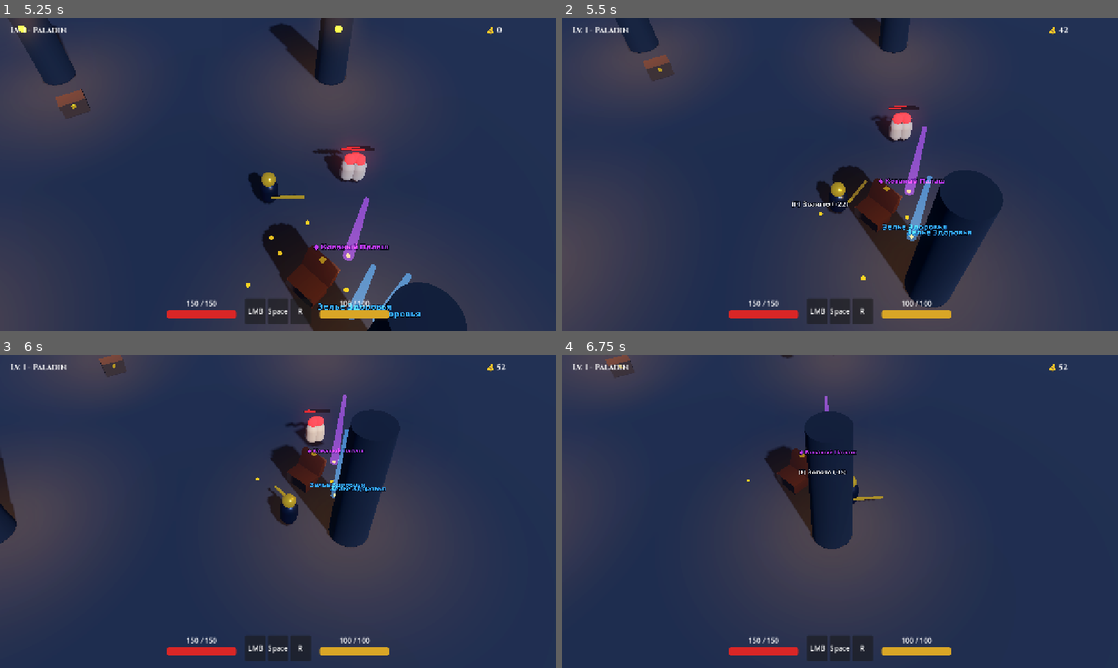
Above: before the commit, frames 1-4 (two rows, left to right).
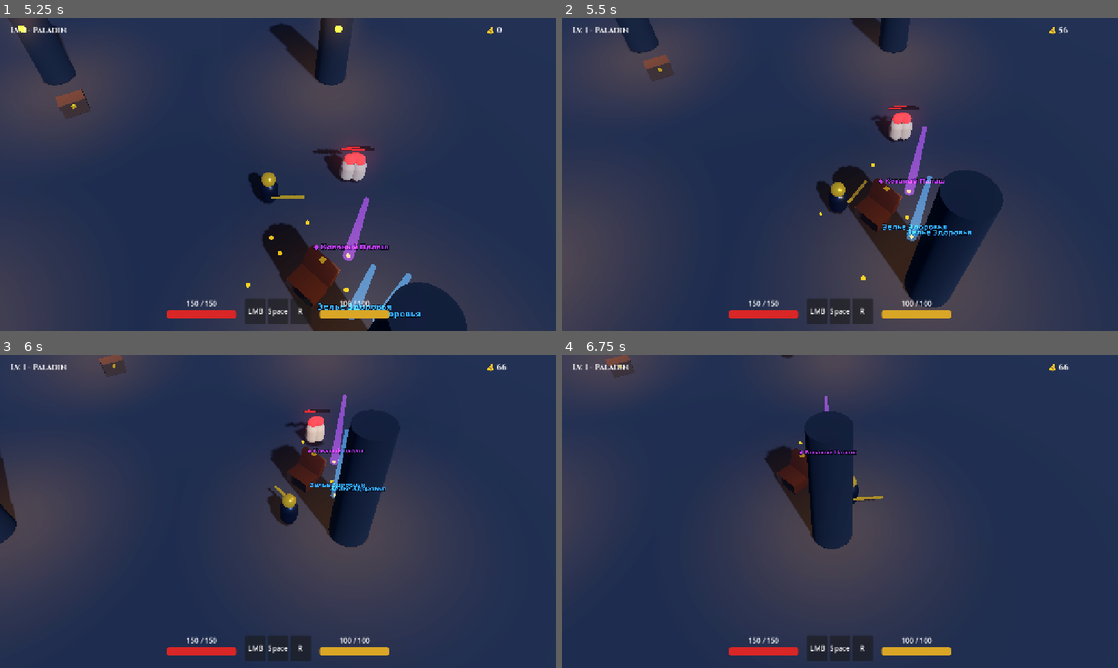
Above: after the commit, the same moments.

Repository: pAXLs/devil_hanter_game
Game: Godot game, scene res://scenes/world/Main.tscn
The game is run twice, just before and just after one commit, with the same random seed, the same clock (stepped at 60 frames per second) and the same inputs.
Inputs (mouse positions are in pixels of both pictures, inside the frame that each line leads up to):
- Up to frame 1 (5.25 s): move the mouse to (400, 158) at 0.52 s; hold D (move_right) 0.53-1.28 s; tap F (interact) at 0.6, 1.55, 2.3, 2.85, 3.6, 4.55 s; move the mouse to (166, 190) at 1.27 s; hold S (move_down) 1.28-2.03 s; click (166, 190) at 1.35 s; move the mouse to (333, 105) at 2.02 s; hold D (move_right) 2.03-2.78 s; tap Space (dash) at 2.1, 5.1 s; move the mouse to (250, 237) at 2.77 s; hold W (move_up) 2.78-3.53 s; move the mouse to (444, 221) at 3.52 s; hold A (move_left) 3.53-5.03 s; move the mouse to (111, 127) at 4.27 s; click (111, 127) at 4.35 s; move the mouse to (305, 174) at 5.02 s; hold S (move_down) from 5.03 s (still down)
- Up to frame 2 (5.5 s): keep holding S (move_down); tap F (interact) at 5.3 s
- Up to frame 3 (6 s): move the mouse to (194, 433) at 5.77 s; release S (move_down) at 5.78 s; hold D (move_right) from 5.78 s (still down); tap F (interact) at 5.85 s
- Up to frame 4 (6.75 s): move the mouse to (962, 495) at 6.52 s; release D (move_right) at 6.53 s; hold W (move_up) from 6.53 s (still down); tap F (interact) at 6.6 s

Frame 1 is identical in both runs. In frame 2, 0.1% of the frame differs, in the area x 41-91%, y 2-64%; in frame 3, less than 0.1%; in frame 4, 0.1%.

Commit message:
feat: gold auto-pickup on step-over, items and potions manual pickup on [F]

Diff:
--- a/scripts/items/LootDrop.gd
+++ b/scripts/items/LootDrop.gd
@@ -93,21 +93,27 @@
 	# Grounded: gentle rotation
 	visuals.rotation.y += 1.8 * delta
 
-	# Manual pickup on [F]: Zero magnetic suction! Player decides when to pick up.
 	var player: Node3D = Global.current_player
 	if player and is_instance_valid(player) and not is_being_picked_up:
 		var dist: float = global_position.distance_to(player.global_position)
-		if dist <= pickup_radius:
-			if label:
-				label.visible = true
-				label.text = "[F] " + base_display_name
 
-			if Input.is_action_just_pressed("interact"):
+		# 1. GOLD: Automatic walk-over pickup when stepping over it (radius ~1.0m)
+		if item_type == TYPE_GOLD:
+			if dist <= 1.0:
 				_collect(player)
 		else:
-			if label:
-				label.text = base_display_name
-				label.visible = (item_type != TYPE_GOLD)
+			# 2. ITEMS & POTIONS: 100% Manual pickup on [F]. Player decides what to take.
+			if dist <= pickup_radius:
+				if label:
+					label.visible = true
+					label.text = "[F] " + base_display_name
+
+				if Input.is_action_just_pressed("interact"):
+					_collect(player)
+			else:
+				if label:
+					label.text = base_display_name
+					label.visible = true
 
 func _collect(player: Node3D) -> void:
 	is_being_picked_up = true
